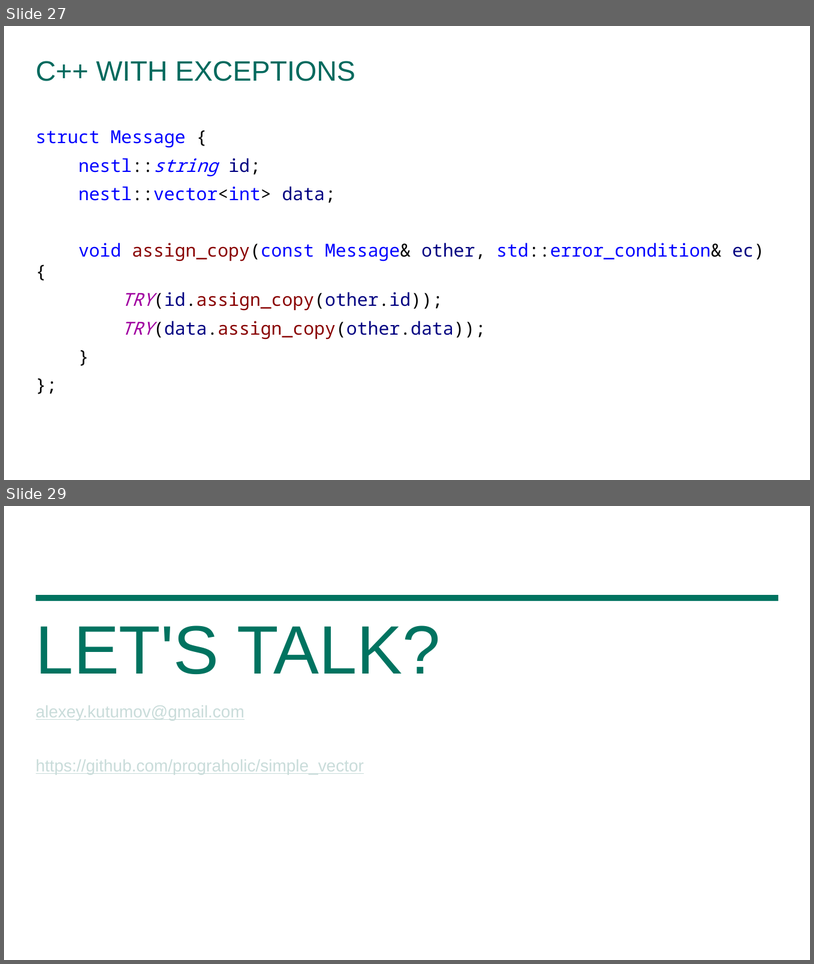
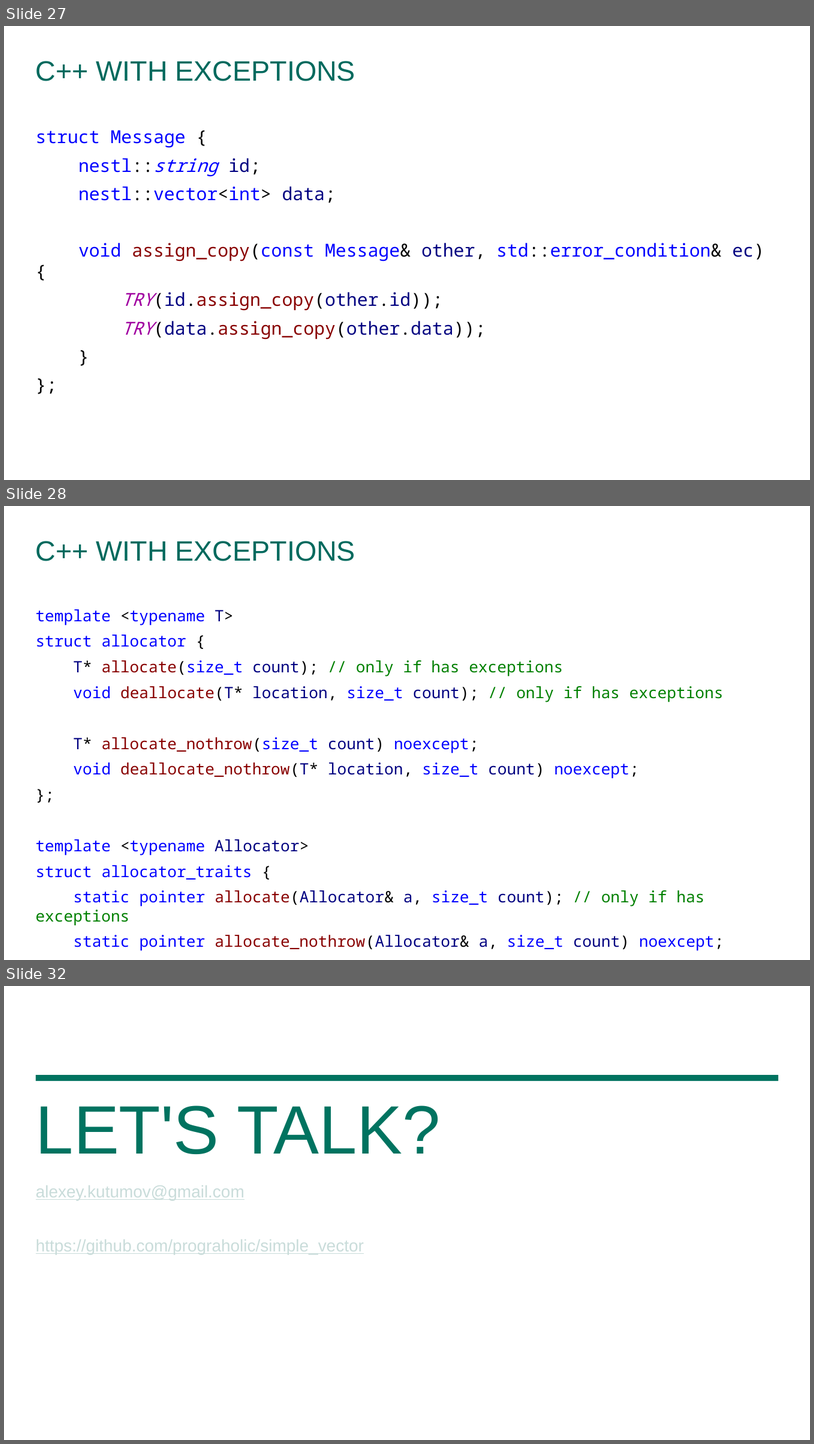
Before and after one commit to prograholic/prograholic.github.io, a slide deck: cpp_russia_2017_24_02_2017/24.02.2017_kutumov.pptx. Shown one above the other, each under a label of ours: slides 27 and 29 before the commit, slides 27, 28 and 32 after it; the slides between them are not shown. The pictures are 814x964 and 814x1444 pixels, drawn with LibreOffice and Linux fonts; fonts in the diff are those of the drawing; background and template pictures are left out. Boxes give left, top, right and bottom in pixels: in the first picture for what was removed or moved away, otherwise in the second. Text is boxed around its words. In the diff, an @@ line names an element or a change of style, - is before the commit and + after.

```diff
--- a/cpp_russia_2017_24_02_2017/24.02.2017_kutumov.pptx
+++ b/cpp_russia_2017_24_02_2017/24.02.2017_kutumov.pptx
@@ slide 28 added at <box>4,506,810,960</box>, background #FFFFFF @@
@@ title added at <box>36,541,356,561</box>, 25 pt, text #00695D @@
+C++ WITH EXCEPTIONS
@@ text added at <box>36,609,724,951</box>, 14 pt, text #0000FF @@
+template <typename T>
+struct allocator {
+T* allocate(size_t count); // only if has exceptions
+void deallocate(T* location, size_t count); // only if has exceptions
+T* allocate_nothrow(size_t count) noexcept;
+void deallocate_nothrow(T* location, size_t count) noexcept;
+};
+template <typename Allocator>
+struct allocator_traits {
+static pointer allocate(Allocator& a, size_t count); // only if has exceptions
+static pointer allocate_nothrow(Allocator& a, size_t count) noexcept;
+};
@@ what was slide 29 is now slide 32 @@
```
Also in this commit, not shown: 4 slides changed, 2 other slides added, 2 slides removed.
